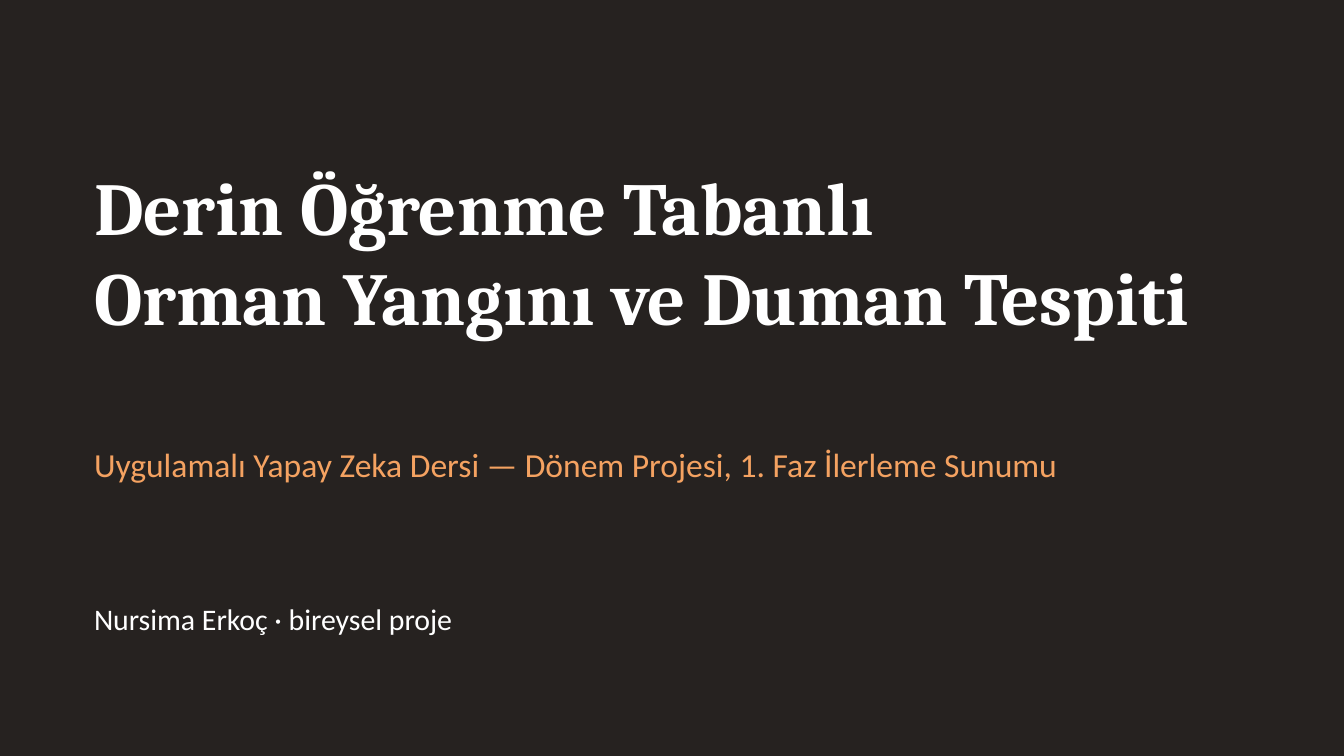
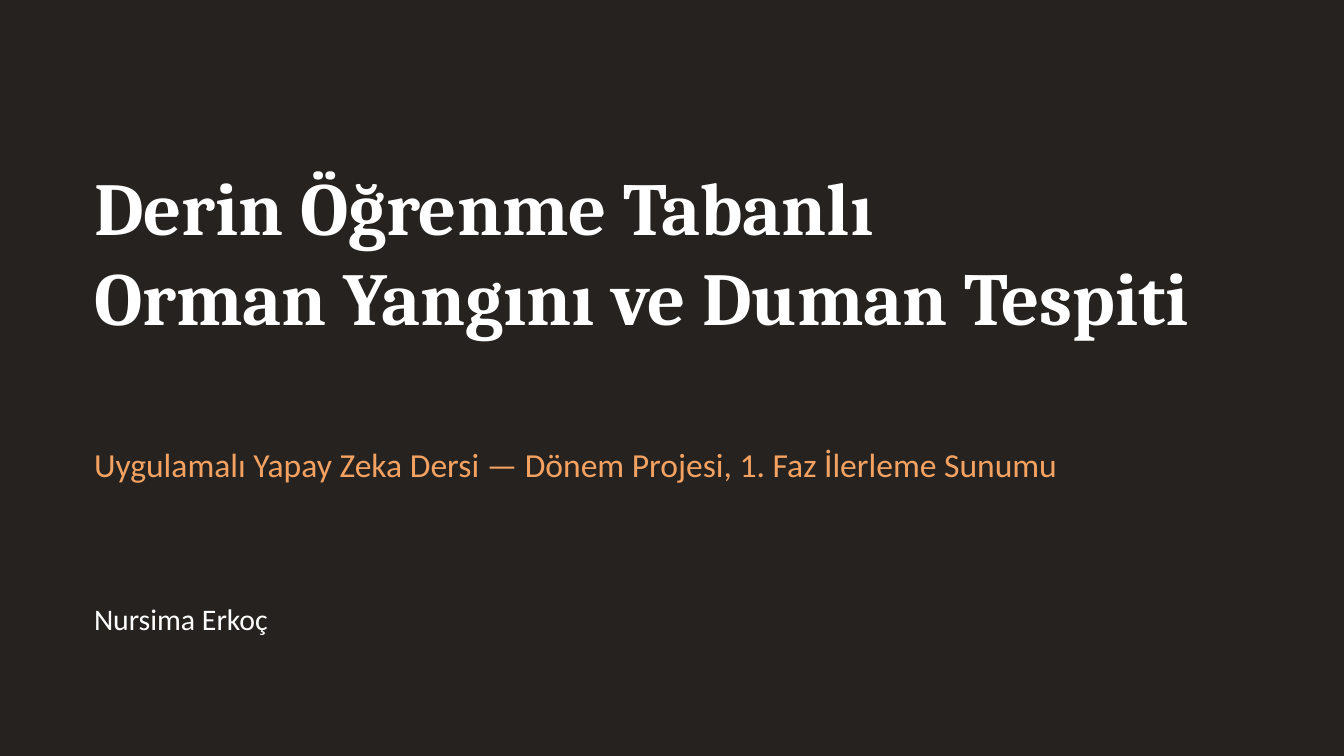
Before and after one commit to NursimaErkoc/yangin_tespit, a slide deck: slide 1 of rapor/Faz1_Sunum.pptx. Drawn at 1344x756 pixels with LibreOffice and Linux fonts; fonts in the diff are those of the drawing. Boxes give left, top, right and bottom in pixels: in the first picture for what was removed or moved away, otherwise in the second. Text is boxed around its words. In the diff, an @@ line names an element or a change of style, - is before the commit and + after.

```diff
--- a/rapor/Faz1_Sunum.pptx
+++ b/rapor/Faz1_Sunum.pptx
@@ text at bbox=[94, 609, 268, 635]: text changed @@
-Nursima Erkoç · bireysel proje
+Nursima Erkoç
```
Also in this commit, not shown: 1 other slide changed, 1 slide added.
